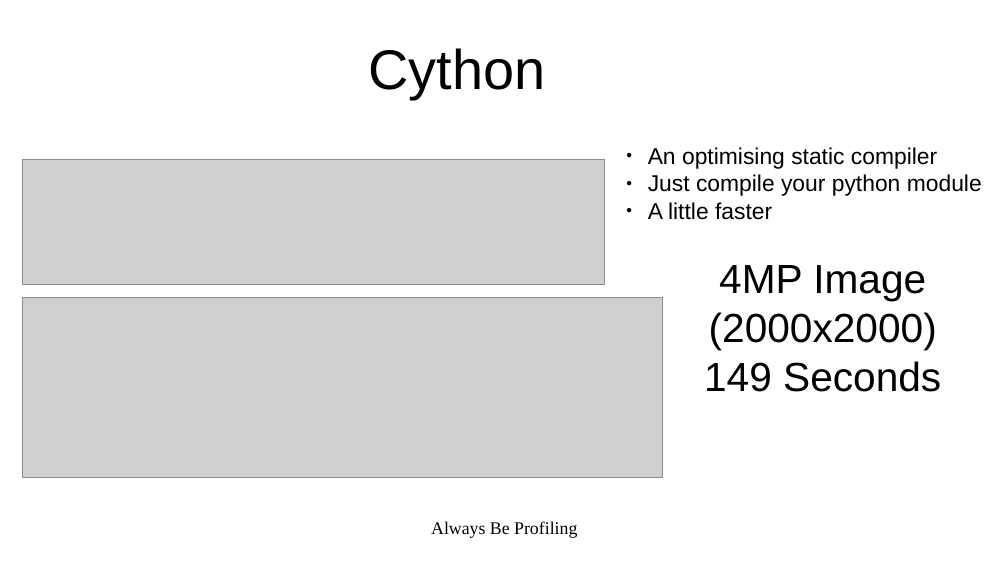
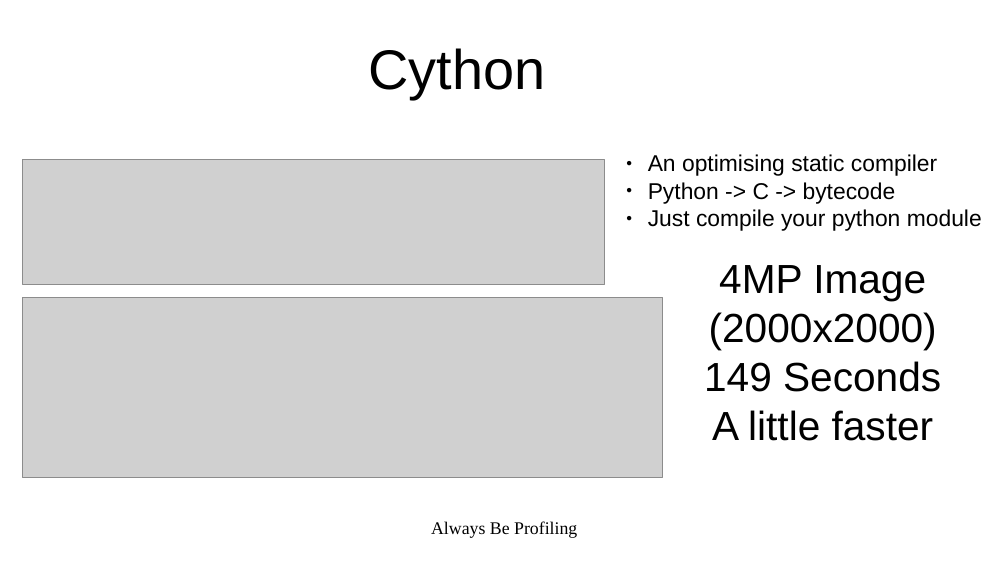
Before and after one commit to calvinloveland/performant-python, a slide deck: slide 9 of Docs/PerformantPython.odp (slide 8 before the commit). Drawn at 1008x567 pixels with LibreOffice and Linux fonts; fonts in the diff are those of the drawing; grey boxes stand for pictures. Boxes give left, top, right and bottom in pixels: in the first picture for what was removed or moved away, otherwise in the second. Text is boxed around its words. In the diff, an @@ line names an element or a change of style, - is before the commit and + after.

Commit message:
Add to powerpoint

```diff
--- a/Docs/PerformantPython.odp
+++ b/Docs/PerformantPython.odp
@@ text "An optimising static compiler": place and size @@
-text "An optimising static compiler" at [648,147,982,220]
+text "An optimising static compiler" at [648,154,982,231]
@@ text at [648,154,982,231]: indent changed @@
@@ text at [648,182,896,204]: paragraph added @@
+● Python -> C -> bytecode
@@ text at [648,202,772,220]: paragraph removed @@
-● A little faster
@@ text at [712,410,934,441]: paragraph added @@
+A little faster
```
Also in this commit, not shown: 5 other slides changed, 5 slides added, 2 slides removed, 1 other file.
